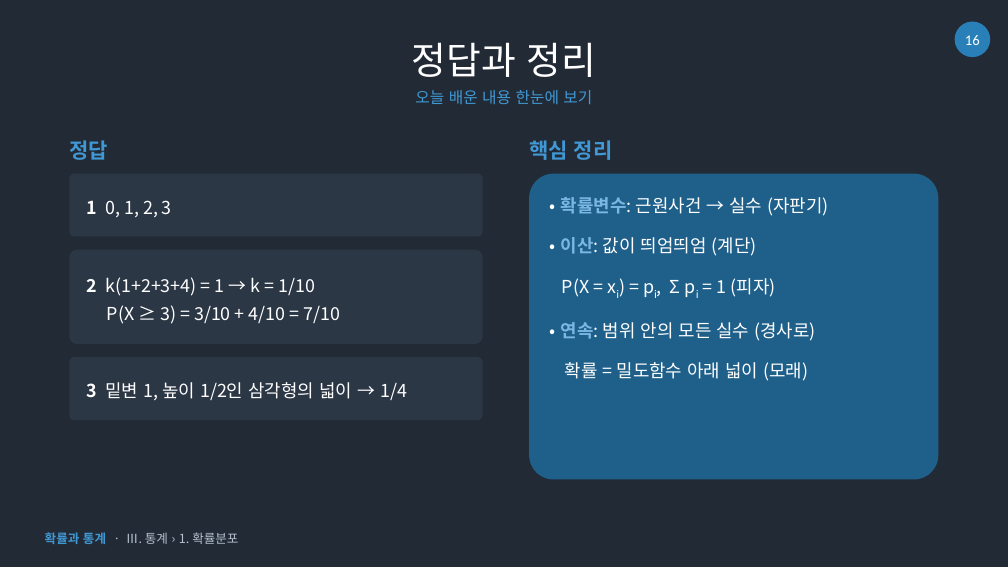
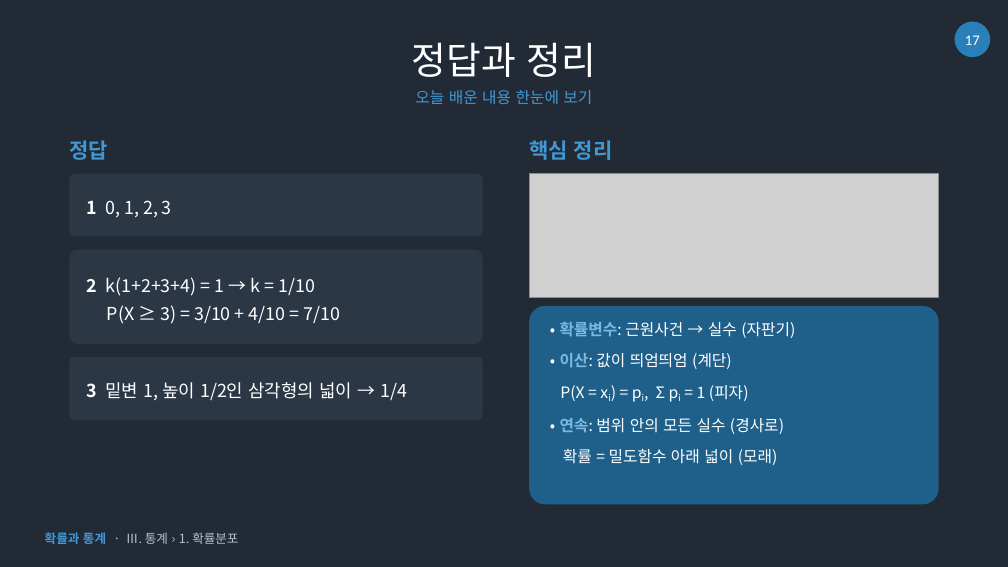
Before and after one commit to sh910625-lgtm/lecture-slides, a slide deck: slide 17 of lectures/1강/1강_확률변수와_확률분포.pptx (slide 16 before the commit). Drawn at 1008x567 pixels with LibreOffice and Linux fonts; fonts in the diff are those of the drawing; grey boxes stand for pictures. Boxes give left, top, right and bottom in pixels: in the first picture for what was removed or moved away, otherwise in the second. Text is boxed around its words. In the diff, an @@ line names an element or a change of style, - is before the commit and + after.

```diff
--- a/lectures/1강/1강_확률변수와_확률분포.pptx
+++ b/lectures/1강/1강_확률변수와_확률분포.pptx
@@ page number at <box>965,35,980,45</box>: text changed @@
-16
+17
@@ picture added at <box>529,174,939,298</box> @@
@@ rounded rectangle: place and size @@
-rounded rectangle at <box>529,174,938,480</box>
+rounded rectangle at <box>529,306,939,504</box>
@@ text "• 확률변수: 근원사건 → 실수 ...": place and size @@
-text "• 확률변수: 근원사건 → 실수 ..." at <box>561,197,828,381</box>
+text "• 확률변수: 근원사건 → 실수 ..." at <box>560,322,795,465</box>
@@ text "• 확률변수: 근원사건 → 실수 ..." at <box>560,322,795,465</box>: size 17 to 15 pt; less space between paragraphs @@
```
Also in this commit, not shown: 5 other slides changed, 1 slide added, 12 other files.
